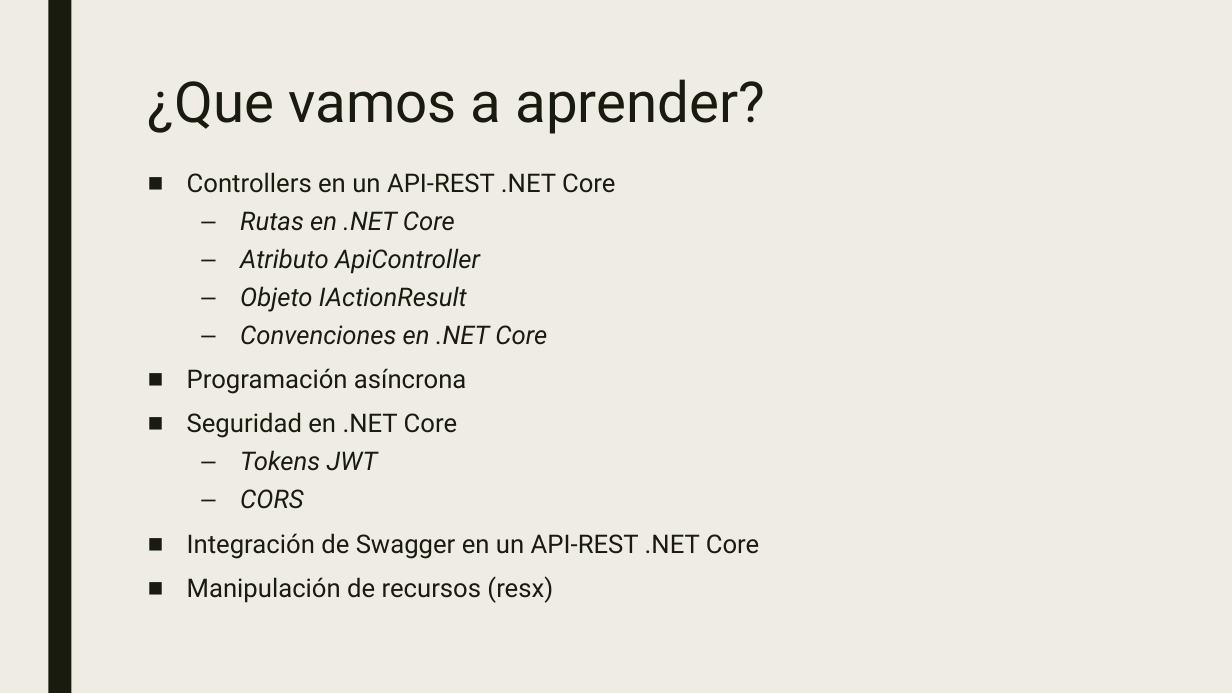
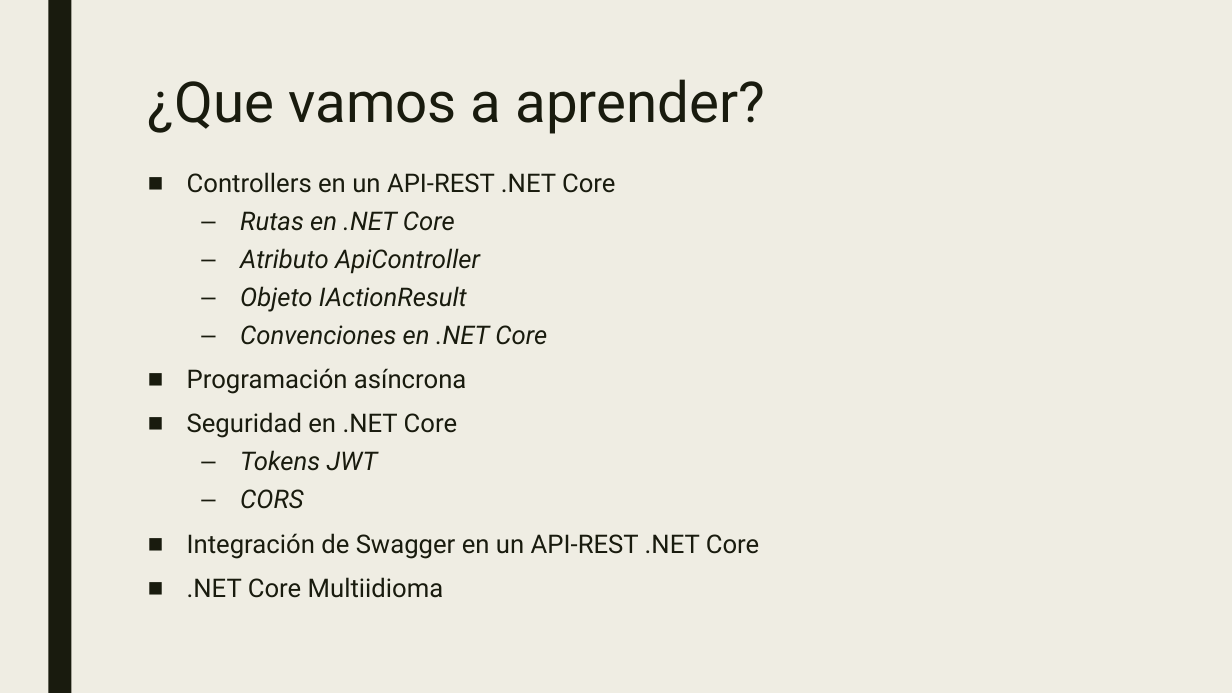
Before and after one commit to dadjh85/Demo4-Curso-.NetCore3.1, a slide deck: slide 2 of doc/Demo4- Curso .NET Core.pptx. Drawn at 1232x693 pixels with LibreOffice and Linux fonts; fonts in the diff are those of the drawing. Boxes give left, top, right and bottom in pixels: in the first picture for what was removed or moved away, otherwise in the second. Text is boxed around its words. In the diff, an @@ line names an element or a change of style, - is before the commit and + after.

Commit message:
* Added resx

```diff
--- a/doc/Demo4- Curso .NET Core.pptx
+++ b/doc/Demo4- Curso .NET Core.pptx
@@ text at [187, 577, 444, 598]: text changed @@
-■ Manipulación de recursos (resx)
+■ .NET Core Multiidioma
```
Also in this commit, not shown: 1 slide added, 7 other files.
